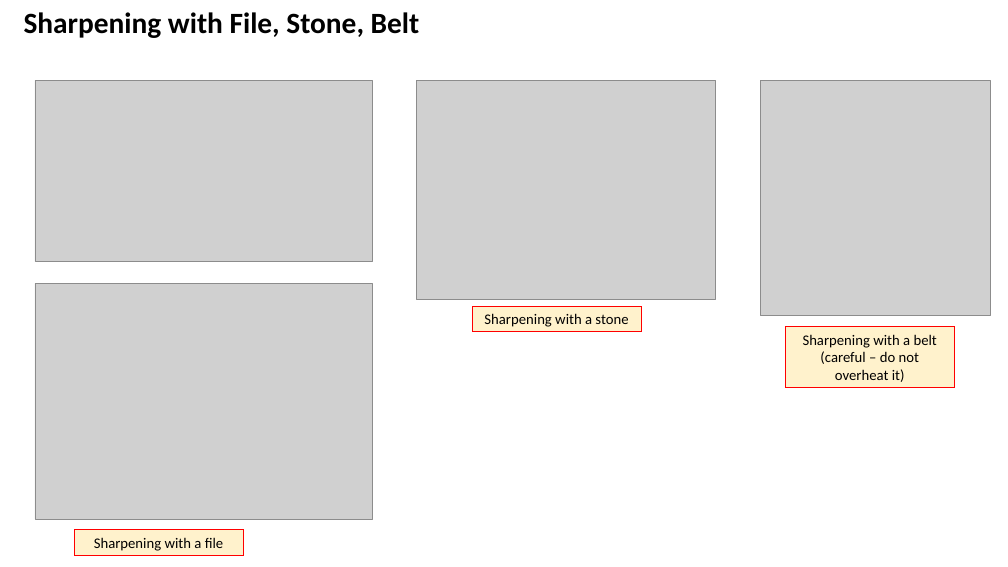
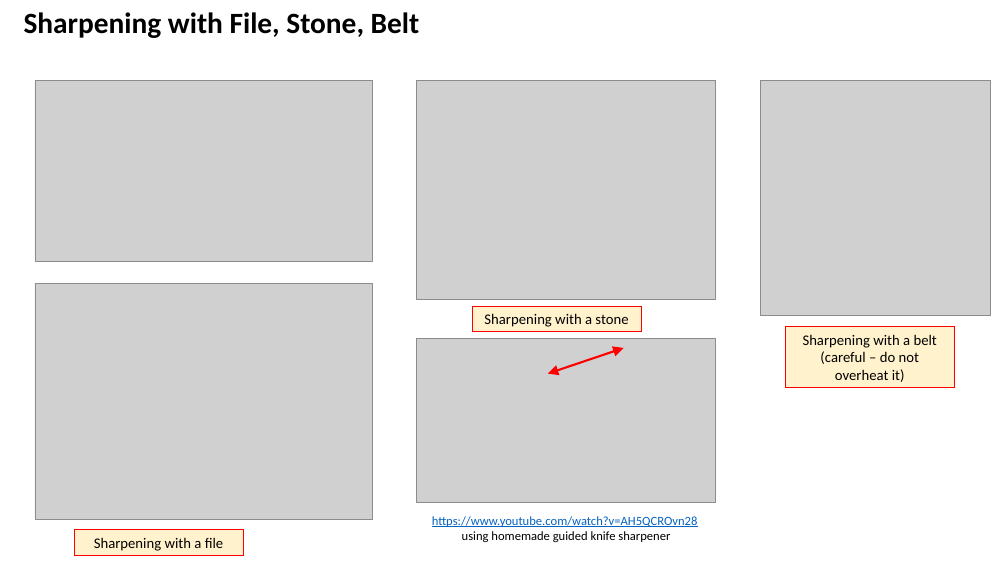
Before and after one commit to lselector/misc_farm, a slide deck: slide 2 of sharpen_axe.pptx. Drawn at 1008x567 pixels with LibreOffice and Linux fonts; fonts in the diff are those of the drawing; grey boxes stand for pictures. Boxes give left, top, right and bottom in pixels: in the first picture for what was removed or moved away, otherwise in the second. Text is boxed around its words. In the diff, an @@ line names an element or a change of style, - is before the commit and + after.

```diff
--- a/sharpen_axe.pptx
+++ b/sharpen_axe.pptx
@@ picture added at (417,339,716,502) @@
@@ double arrow added from (548, 374) to (624, 348), #FF0000 2 pt @@
@@ text added at (432,516,698,542), 12 pt, text #0563C1, underline @@
+https://www.youtube.com/watch?v=AH5QCROvn28
+using homemade guided knife sharpener
```
Also in this commit, not shown: 1 slide added, 3 other files.
